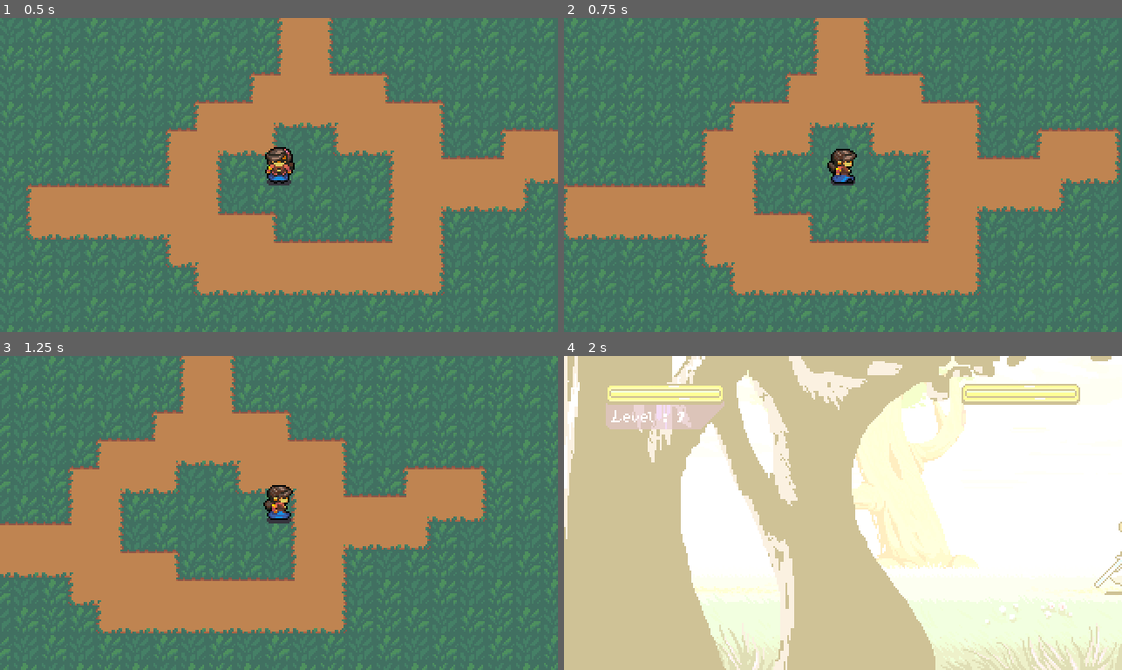
Above: before the commit, frames 1-4 (two rows, left to right).
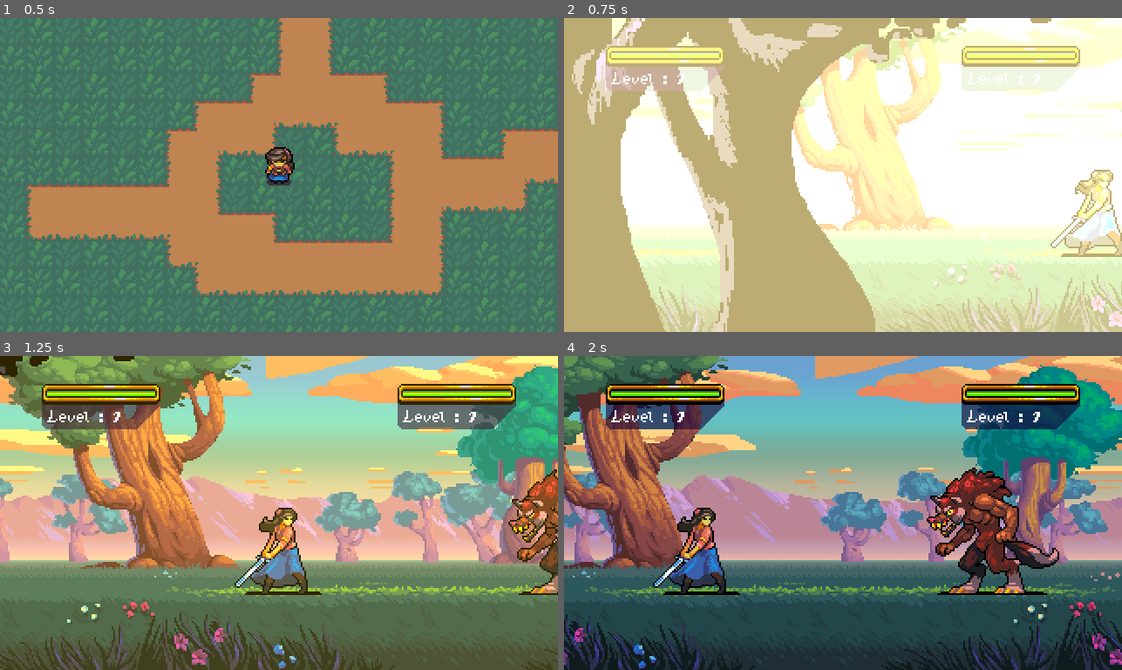
Above: after the commit, the same moments.

Repository: apiotrowski255/westwick
Game: Godot game, scene res://World/Town.tscn
The game is run twice, just before and just after one commit, with the same random seed, the same clock (stepped at 60 frames per second) and the same inputs.
Inputs:
- Up to frame 1 (0.5 s): no input
- Up to frame 2 (0.75 s): tap Enter (ui_accept) at 0.5 s; hold Right (ui_right) from 0.53 s (still down); hold Enter (ui_accept) from 0.53 s (still down)
- Up to frame 3 (1.25 s): keep holding Right (ui_right); keep holding Enter (ui_accept)
- Up to frame 4 (2 s): release Right (ui_right) at 1.28 s; release Enter (ui_accept) at 1.28 s; hold Down (ui_down) from 1.28 s (still down); tap Enter (ui_accept) at 1.35, 1.52, 1.82 s

Frame 1 is identical in both runs. In frame 2, 100% of the frame differs, in the area x 0-100%, y 0-100%; in frame 3, 93%; in frame 4, 99%.

Commit message:
Battle menu added

Diff:
--- a/Battle/Battle.gd
+++ b/Battle/Battle.gd
@@ -10,6 +10,7 @@
 onready var player_battle_unit_info: Control = $BattleUI/PlayerBattleUnitInfo
 onready var enemy_battle_unit_info: Control = $BattleUI/EnemyBattleUnitInfo
 onready var level_up_ui: TextureRect = $"%LevelUpUI"
+onready var battle_menu: HBoxContainer = $"%BattleMenu"
 
 
 func _ready() -> void:
@@ -20,10 +21,6 @@
 	turnManager.connect("enemy_turn_started", self, "_on_enemy_turn_started")
 	turnManager.start()
 	asyncTurnPool.connect("turn_over", self, "_on_async_turn_pool_turn_over")
-
-func _unhandled_input(event: InputEvent) -> void:
-	if event.is_action_pressed("ui_accept"):
-		SceneStack.pop()
 
 func battle_won() -> void:
 	timer.start(0.5)
@@ -46,7 +43,19 @@
 		yield(timer, "timeout")
 		get_tree().quit()
 		return
-	player_battle_unit.melee_attack(enemy_battle_unit)
+	battle_menu.show()
+	battle_menu.grab_action_focus()
+	var option : int = yield(battle_menu, "menu_option_selected")
+	battle_menu.hide()
+	match option:
+		BattleMenu.ACTION:
+			player_battle_unit.melee_attack(enemy_battle_unit)
+		BattleMenu.ITEM:
+			turnManager.advance_turn()
+		BattleMenu.RUN:
+			timer.start(0.1)
+			yield(timer, "timeout")
+			SceneStack.pop()
 
 func _on_enemy_turn_started() -> void:
 	if not is_instance_valid(enemy_battle_unit) or enemy_battle_unit.is_queued_for_deletion():
--- a/Battle/Battle.tscn
+++ b/Battle/Battle.tscn
@@ -14,6 +14,7 @@
 [ext_resource path="res://ClassStats/WerewolfClassStats.tres" type="Resource" id=12]
 [ext_resource path="res://UI/BattleUnitInfo.tscn" type="PackedScene" id=13]
 [ext_resource path="res://UI/LevelUpUI.tscn" type="PackedScene" id=14]
+[ext_resource path="res://UI/BattleMenu.tscn" type="PackedScene" id=15]
 
 [sub_resource type="Animation" id=1]
 resource_name = "Pan"
@@ -250,6 +251,10 @@
 margin_right = 220.0
 margin_bottom = 105.0
 
+[node name="BattleMenu" parent="BattleUI" instance=ExtResource( 15 )]
+unique_name_in_owner = true
+visible = false
+
 [node name="YellowFlash" type="CanvasLayer" parent="."]
 layer = 100
 
--- /dev/null
+++ b/UI/BattleMenu.gd
@@ -0,0 +1,26 @@
+extends HBoxContainer
+class_name BattleMenu
+
+enum {
+	ACTION,
+	ITEM,
+	RUN
+}
+
+onready var item_button: TextureButton = $"%ItemButton"
+onready var action_button: TextureButton = $"%ActionButton"
+onready var run_button: TextureButton = $"%RunButton"
+
+signal menu_option_selected(option)
+
+func grab_action_focus() -> void:
+	action_button.grab_focus()
+
+func _on_ActionButton_pressed() -> void:
+	emit_signal("menu_option_selected", ACTION)
+
+func _on_ItemButton_pressed() -> void:
+	emit_signal("menu_option_selected", ITEM)
+
+func _on_RunButton_pressed() -> void:
+	emit_signal("menu_option_selected", RUN)
--- /dev/null
+++ b/UI/BattleMenu.tscn
@@ -0,0 +1,103 @@
+[gd_scene load_steps=10 format=2]
+
+[ext_resource path="res://UI/DefaultTheme.tres" type="Theme" id=1]
+[ext_resource path="res://Sprites/BattleMenuEdge.png" type="Texture" id=2]
+[ext_resource path="res://Sprites/ItemUIHover.png" type="Texture" id=3]
+[ext_resource path="res://Sprites/ActionUI.png" type="Texture" id=4]
+[ext_resource path="res://Sprites/RunUI.png" type="Texture" id=5]
+[ext_resource path="res://Sprites/ItemUI.png" type="Texture" id=6]
+[ext_resource path="res://Sprites/ActionUIHover.png" type="Texture" id=7]
+[ext_resource path="res://Sprites/RunUIHover.png" type="Texture" id=8]
+[ext_resource path="res://UI/BattleMenu.gd" type="Script" id=9]
+
+[node name="BattleMenu" type="HBoxContainer"]
+anchor_left = 0.5
+anchor_top = 1.0
+anchor_right = 0.5
+anchor_bottom = 1.0
+margin_left = -92.0
+margin_top = -37.0
+margin_right = 92.0
+margin_bottom = -10.0
+rect_min_size = Vector2( 184, 24 )
+theme = ExtResource( 1 )
+custom_constants/separation = 0
+script = ExtResource( 9 )
+__meta__ = {
+"_edit_group_": true
+}
+
+[node name="LeftEdge" type="TextureRect" parent="."]
+margin_right = 14.0
+margin_bottom = 27.0
+texture = ExtResource( 2 )
+stretch_mode = 4
+
+[node name="PanelContainer" type="PanelContainer" parent="."]
+margin_left = 14.0
+margin_right = 170.0
+margin_bottom = 27.0
+size_flags_horizontal = 3
+
+[node name="MarginContainer" type="MarginContainer" parent="PanelContainer"]
+margin_left = 4.0
+margin_top = 4.0
+margin_right = 152.0
+margin_bottom = 23.0
+custom_constants/margin_right = 8
+custom_constants/margin_left = 8
+
+[node name="HBoxContainer" type="HBoxContainer" parent="PanelContainer/MarginContainer"]
+margin_left = 8.0
+margin_right = 140.0
+margin_bottom = 19.0
+
+[node name="ActionButton" type="TextureButton" parent="PanelContainer/MarginContainer/HBoxContainer"]
+unique_name_in_owner = true
+margin_right = 41.0
+margin_bottom = 19.0
+size_flags_horizontal = 3
+texture_normal = ExtResource( 4 )
+texture_pressed = ExtResource( 4 )
+texture_hover = ExtResource( 7 )
+texture_focused = ExtResource( 7 )
+expand = true
+stretch_mode = 3
+
+[node name="ItemButton" type="TextureButton" parent="PanelContainer/MarginContainer/HBoxContainer"]
+unique_name_in_owner = true
+margin_left = 45.0
+margin_right = 86.0
+margin_bottom = 19.0
+size_flags_horizontal = 3
+texture_normal = ExtResource( 6 )
+texture_pressed = ExtResource( 6 )
+texture_hover = ExtResource( 3 )
+texture_focused = ExtResource( 3 )
+expand = true
+stretch_mode = 3
+
+[node name="RunButton" type="TextureButton" parent="PanelContainer/MarginContainer/HBoxContainer"]
+unique_name_in_owner = true
+margin_left = 90.0
+margin_right = 132.0
+margin_bottom = 19.0
+size_flags_horizontal = 3
+texture_normal = ExtResource( 5 )
+texture_pressed = ExtResource( 5 )
+texture_hover = ExtResource( 8 )
+texture_focused = ExtResource( 8 )
+expand = true
+stretch_mode = 3
+
+[node name="RightEdge" type="TextureRect" parent="."]
+margin_left = 170.0
+margin_right = 184.0
+margin_bottom = 27.0
+texture = ExtResource( 2 )
+stretch_mode = 4
+flip_h = true
+
+[connection signal="pressed" from="PanelContainer/MarginContainer/HBoxContainer/ActionButton" to="." method="_on_ActionButton_pressed"]
+[connection signal="pressed" from="PanelContainer/MarginContainer/HBoxContainer/ItemButton" to="." method="_on_ItemButton_pressed"]
+[connection signal="pressed" from="PanelContainer/MarginContainer/HBoxContainer/RunButton" to="." method="_on_RunButton_pressed"]
--- a/UI/DefaultTheme.tres
+++ b/UI/DefaultTheme.tres
@@ -1,8 +1,19 @@
-[gd_resource type="Theme" load_steps=3 format=2]
+[gd_resource type="Theme" load_steps=4 format=2]
 
 [ext_resource path="res://UI/WestwickFont.tres" type="DynamicFont" id=1]
 [ext_resource path="res://UI/PanelStylebox.tres" type="StyleBox" id=2]
 
+[sub_resource type="StyleBoxEmpty" id=1]
+
 [resource]
 default_font = ExtResource( 1 )
+Button/colors/font_color = Color( 1, 1, 1, 1 )
+Button/colors/font_color_focus = Color( 0.972549, 0.941176, 0.211765, 1 )
+Button/colors/font_color_hover = Color( 0.972549, 0.941176, 0.211765, 1 )
+Button/colors/font_color_pressed = Color( 1, 0.721569, 0.192157, 1 )
+Button/styles/disabled = SubResource( 1 )
+Button/styles/focus = SubResource( 1 )
+Button/styles/hover = SubResource( 1 )
+Button/styles/normal = SubResource( 1 )
+Button/styles/pressed = SubResource( 1 )
 PanelContainer/styles/panel = ExtResource( 2 )
--- a/UI/PanelStylebox.tres
+++ b/UI/PanelStylebox.tres
@@ -4,8 +4,8 @@
 
 [resource]
 texture = ExtResource( 1 )
-region_rect = Rect2( 1, 1, 10, 11 )
-margin_left = 3.0
-margin_right = 3.0
-margin_top = 3.0
+region_rect = Rect2( 0, 0, 12, 12 )
+margin_left = 4.0
+margin_right = 4.0
+margin_top = 4.0
 margin_bottom = 4.0
--- /dev/null
+++ b/UI/ParentButton.tscn
@@ -0,0 +1,8 @@
+[gd_scene load_steps=2 format=2]
+
+[ext_resource path="res://UI/DefaultTheme.tres" type="Theme" id=1]
+
+[node name="ParentButton" type="Button"]
+margin_right = 12.0
+margin_bottom = 20.0
+theme = ExtResource( 1 )
--- a/project.godot
+++ b/project.godot
@@ -18,6 +18,11 @@
 "class": "BattleAnimations",
 "language": "GDScript",
 "path": "res://Battle/BattleAnimations.gd"
+}, {
+"base": "HBoxContainer",
+"class": "BattleMenu",
+"language": "GDScript",
+"path": "res://UI/BattleMenu.gd"
 }, {
 "base": "Node2D",
 "class": "BattleUnit",
@@ -42,6 +47,7 @@
 _global_script_class_icons={
 "AsyncTurnPool": "",
 "BattleAnimations": "",
+"BattleMenu": "",
 "BattleUnit": "",
 "ClassStats": "",
 "PlayerClassStats": "",
Not shown: 1 places in Battle/Battle.tscn that only renumber resources
